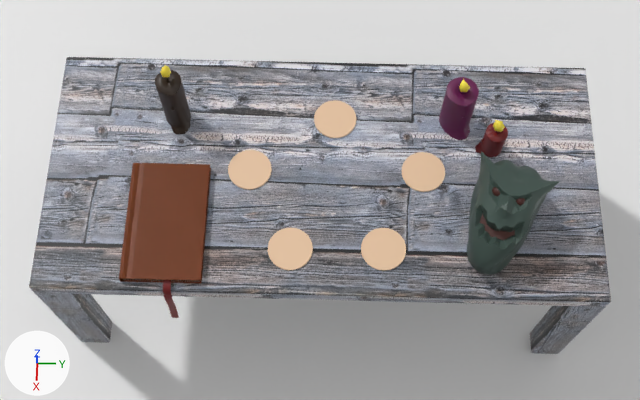
An edit to the Blender file Assets/Models/Tisch-Scene.blend, drawn before and after from the same camera.
Before and after are seen from a 50 mm camera at (6.32, -0.07, 13.38) aimed at (0.12, -0.23, -0.76). Arrows for +X, +Y and +Z are at lower left; the lights stay in place.

Names of what the first picture shows: 'Band', 'Boden', 'Buch.001', 'Gargoyle', 'Kerze Lila', 'Kerze Rot', 'Kerze Schwarz', 'Runeplate 1', 'Runeplate 2', 'Runeplate 3', 'Runeplate 5', 'Runplate 4', 'Tisch'.
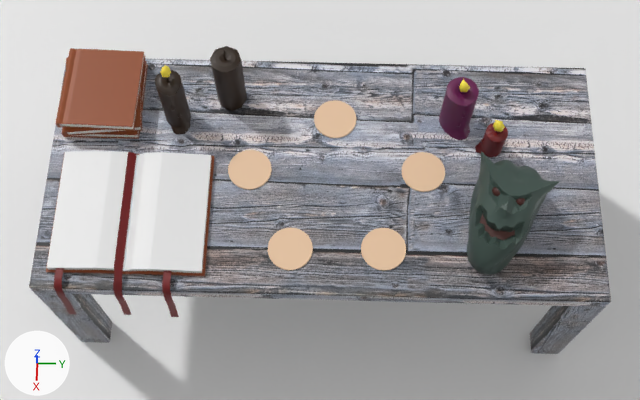
Boxes (x1, y1, x2, y2) around the edits, measured in the pictures (640 x 400 px):
'Buch offen', added: after (46, 151, 214, 276)
    faces in mat_material_001 (white #e7e7e7): (47, 151, 212, 273)
    faces in mat_material_004 (brown #914719): (46, 152, 214, 276)
'Buch.001', moved, turned, rescaled: before (119, 163, 211, 283); after (63, 58, 142, 136)
'Buch.002', added (brown): after (55, 48, 146, 131)
    faces in mat_material_018 (brown #914719): (55, 48, 146, 131)
    faces in mat_material_019 (white #e7e7e7): (59, 57, 144, 129)
'Kerze alternativ', shown: after (210, 46, 247, 111)
'Band.002', added (red): after (113, 152, 137, 315)
'Buch', moved, rescaled: before (121, 279, 199, 282); after (62, 61, 148, 139)
'Band', moved: before (163, 280, 179, 318); after (162, 271, 179, 317)
'Band.001', added: after (54, 268, 76, 314)

Edits to the bpy script that builds the scene:
```text
Add mat_material_018:
    mat_material_018 = principled_material('Material.018')
    mat_material_018.base_color = (0.283, 0.0622, 0.00992)  # brown #914719
Add mat_material_019:
    mat_material_019 = principled_material('Material.019')
    mat_material_019.base_color = (0.8, 0.8, 0.8)  # white #e7e7e7
Add mat_material_015:
    mat_material_015 = principled_material('Material.015')
    mat_material_015.base_color = (0.17, 0.00675, 0.00737)  # dark red #731315
Add mat_material_014:
    mat_material_014 = principled_material('Material.014')
    mat_material_014.base_color = (0.17, 0.00675, 0.00737)  # dark red #731315
Add me_würfel_005:
    me_würfel_005.from_pydata(...)  # 76 vertices, 74 faces; spans x -1.0..1.0, y -1.0..1.0, z -1.0..1.09
    me_würfel_005.polygons.foreach_set('use_smooth', [True] * 74)
    # faces by material slot: [62, 12]
    me_würfel_005.materials.append(mat_material_018)  # brown #914719
    me_würfel_005.materials.append(mat_material_019)  # white #e7e7e7
Add me_fläche_004:
    me_fläche_004.from_pydata(...)  # 20 vertices, 9 faces; spans x -2.48..-0.01, y -1.09..1.16, z -1.05..0.0
    me_fläche_004.polygons.foreach_set('use_smooth', [True] * 9)
    me_fläche_004.materials.append(mat_material_015)  # dark red #731315
Add me_fläche_003:
    me_fläche_003.from_pydata(...)  # 20 vertices, 9 faces; spans x -1.0..-0.01, y -1.0..1.0, z -1.05..0.01
    me_fläche_003.polygons.foreach_set('use_smooth', [True] * 9)
    me_fläche_003.materials.append(mat_material_014)  # dark red #731315
Add me_würfel_003:
    me_würfel_003.from_pydata(...)  # 102 vertices, 100 faces; spans x -1.0..1.0, y -1.0..1.0, z -0.71..1.0
    me_würfel_003.polygons.foreach_set('use_smooth', [True] * 100)
    # faces by material slot: [70, 26, 4]
    me_würfel_003.materials.append(mat_material_004)  # brown #914719
    me_würfel_003.materials.append(mat_material_001)  # white #e7e7e7
    me_würfel_003.materials.append(mat_material_005)  # dark red #721415
Change ob_buch:
    ob_buch.location: (0.98, -2.67, 0.2) -> (-1.26, -3.92, 0.2)
    ob_buch.scale: (1.0, 0.634, 0.0696) -> (0.723, 0.634, 0.0696)
Change ob_kerze_alternativ:
    ob_kerze_alternativ.location: (-1.0, -2.2, 0.74) -> (-1.36, -1.77, 0.74)
    remove ob_kerze_alternativ.hide_set(True)
Change ob_band:
    ob_band.location: (2.28, -2.56, 0.2) -> (2.28, -2.56, 0.24)
Change ob_buch_001:
    ob_buch_001.location: (0.98, -2.67, 0.2) -> (-1.26, -3.92, 0.35)
    ob_buch_001.rotation_euler: (0.0, 0.0, 0.0) -> (0.0, 0.0, 0.106)  # degrees (0, 0, 0) -> degrees (0, 0, 6.1)
    ob_buch_001.scale: (1.0, 0.634, 0.0696) -> (0.723, 0.634, 0.0696)
Add ob_buch_002:
    ob_buch_002 = bpy.data.objects.new('Buch.002', me_würfel_005)
    ob_buch_002.location = (-1.26, -3.92, 0.51)
    ob_buch_002.rotation_euler = (0.0, 0.0, -0.0252)  # degrees (0, 0, -1.4)
    ob_buch_002.scale = (0.723, 0.634, 0.0696)
Add ob_band_002:
    ob_band_002 = bpy.data.objects.new('Band.002', me_fläche_004)
    ob_band_002.location = (2.28, -3.33, 0.31)
    ob_band_002.scale = (1.0, 0.061, 1.0)
Add ob_band_001:
    ob_band_001 = bpy.data.objects.new('Band.001', me_fläche_003)
    ob_band_001.location = (2.28, -4.25, 0.24)
    ob_band_001.scale = (1.0, 0.061, 1.0)
Add ob_buch_offen:
    ob_buch_offen = bpy.data.objects.new('Buch offen', me_würfel_003)
    ob_buch_offen.location = (0.82, -3.24, 0.24)
    ob_buch_offen.scale = (1.05, 1.25, -0.112)
```
